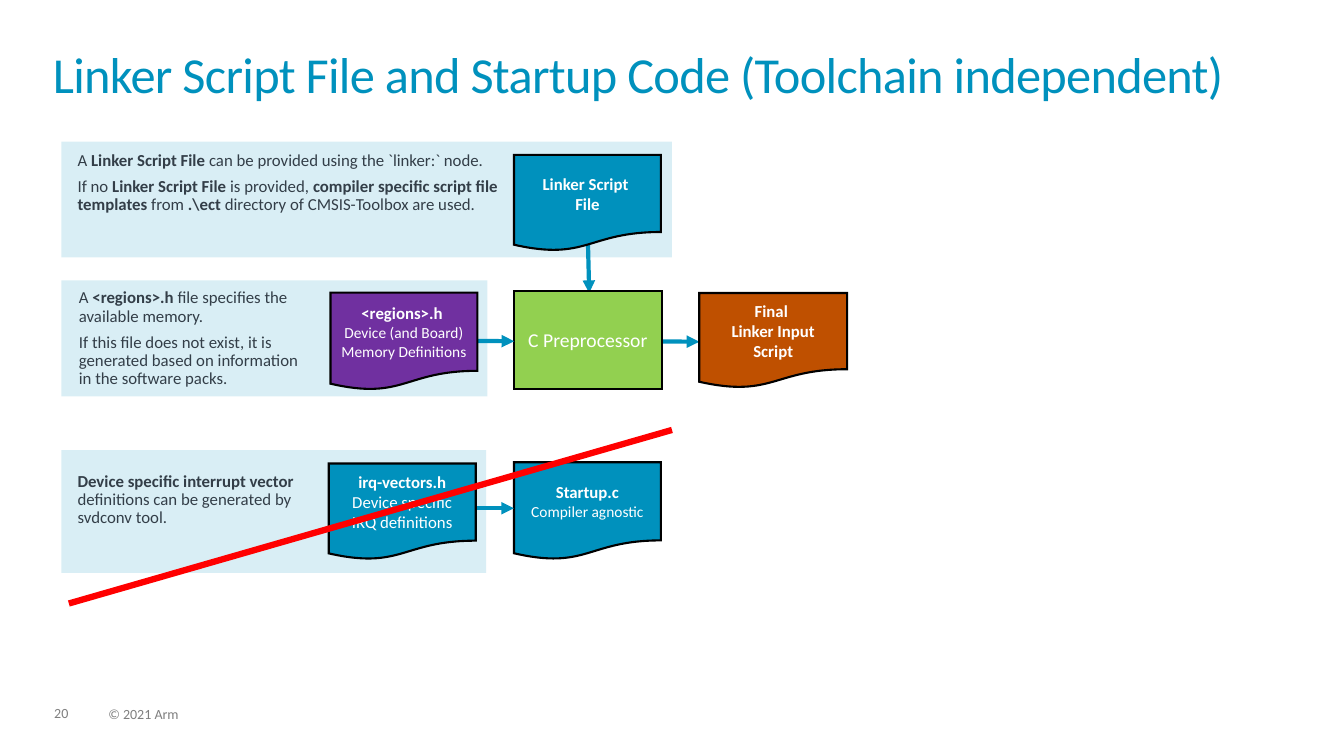
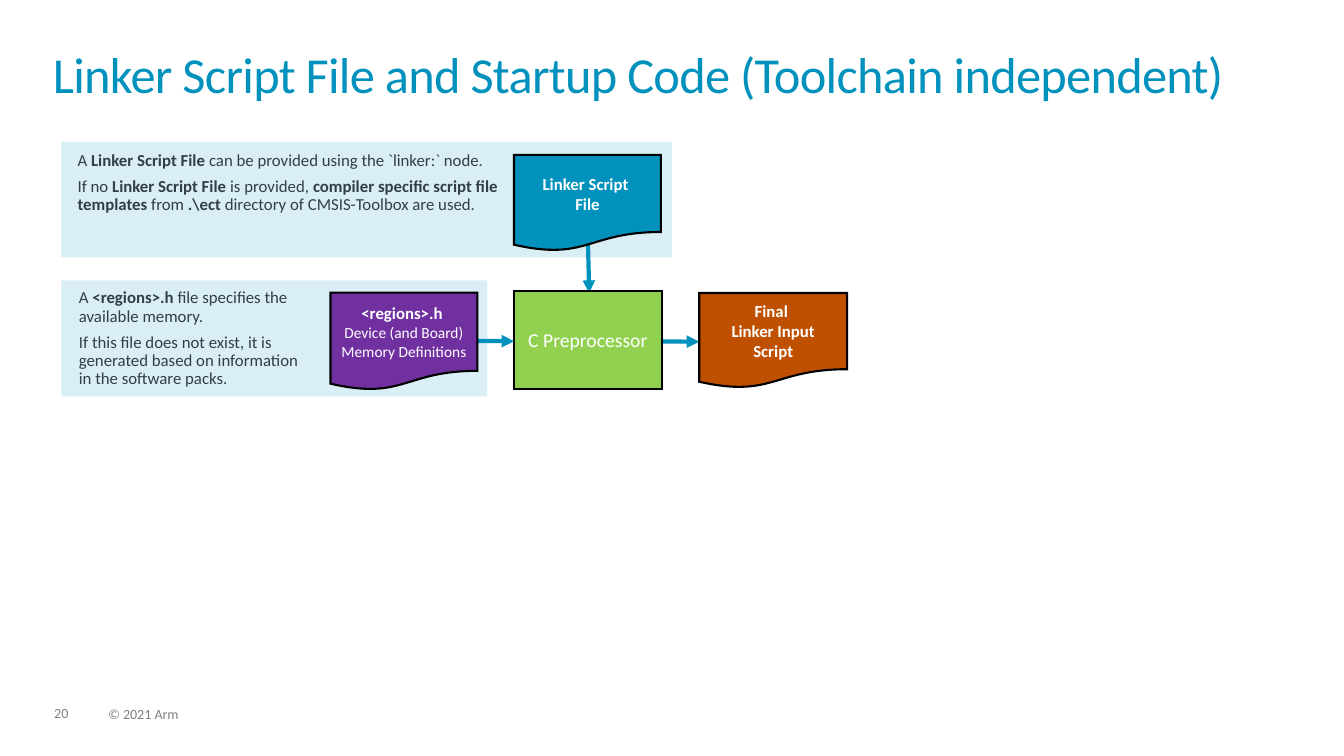
Before and after one commit to Open-CMSIS-Pack/cmsis-toolbox, a slide deck: slide 20 of docs/images/overview.pptx. Drawn at 1344x756 pixels with LibreOffice and Linux fonts; fonts in the diff are those of the drawing. Boxes give left, top, right and bottom in pixels: in the first picture for what was removed or moved away, otherwise in the second. Text is boxed around its words. In the diff, an @@ line names an element or a change of style, - is before the commit and + after.

Commit message:
CMSIS-Toolbox 2.2.x Documentation  (#90)
Added overview: overall workflow
Reflected changes to `*.cbuild-pack.yml` and linker script generation

---------

```diff
--- a/docs/images/overview.pptx
+++ b/docs/images/overview.pptx
@@ line removed from (69, 604) to (673, 431) @@
@@ rectangle removed at (x1=62, y1=451, x2=486, y2=574) @@
@@ text removed at (x1=78, y1=475, x2=294, y2=523) @@
-Device specific interrupt vector definitions can be generated by
-svdconv tool.
@@ flow chart document removed at (x1=329, y1=464, x2=476, y2=561) @@
-irq-vectors.h
-Device specific
-IRQ definitions
@@ flow chart document removed at (x1=514, y1=463, x2=661, y2=561) @@
-Startup.c
-Compiler agnostic
@@ arrow removed from (471, 508) to (514, 508) @@
```
Also in this commit, not shown: 3 other slides changed, 2 slides added, 1 slide removed, 7 other files.
